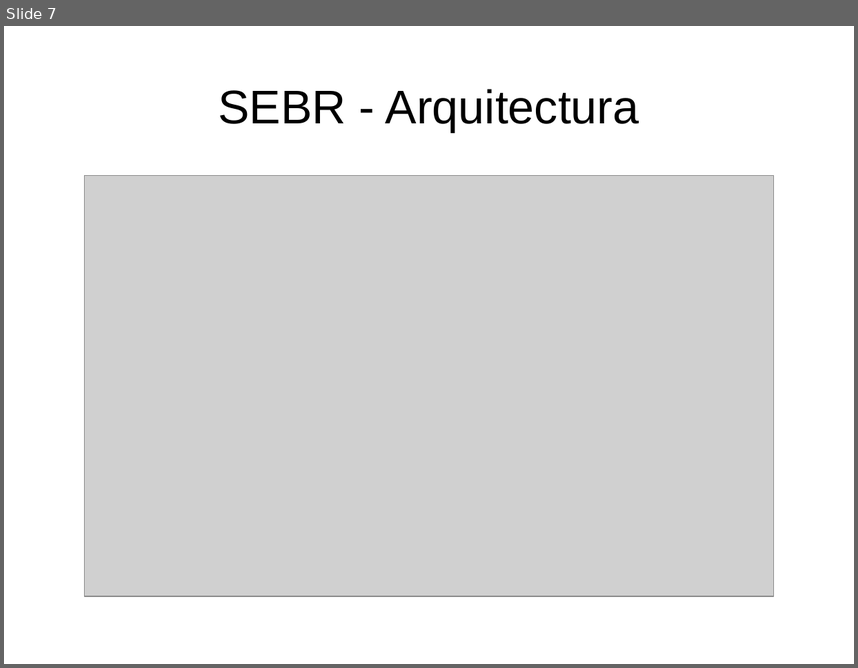
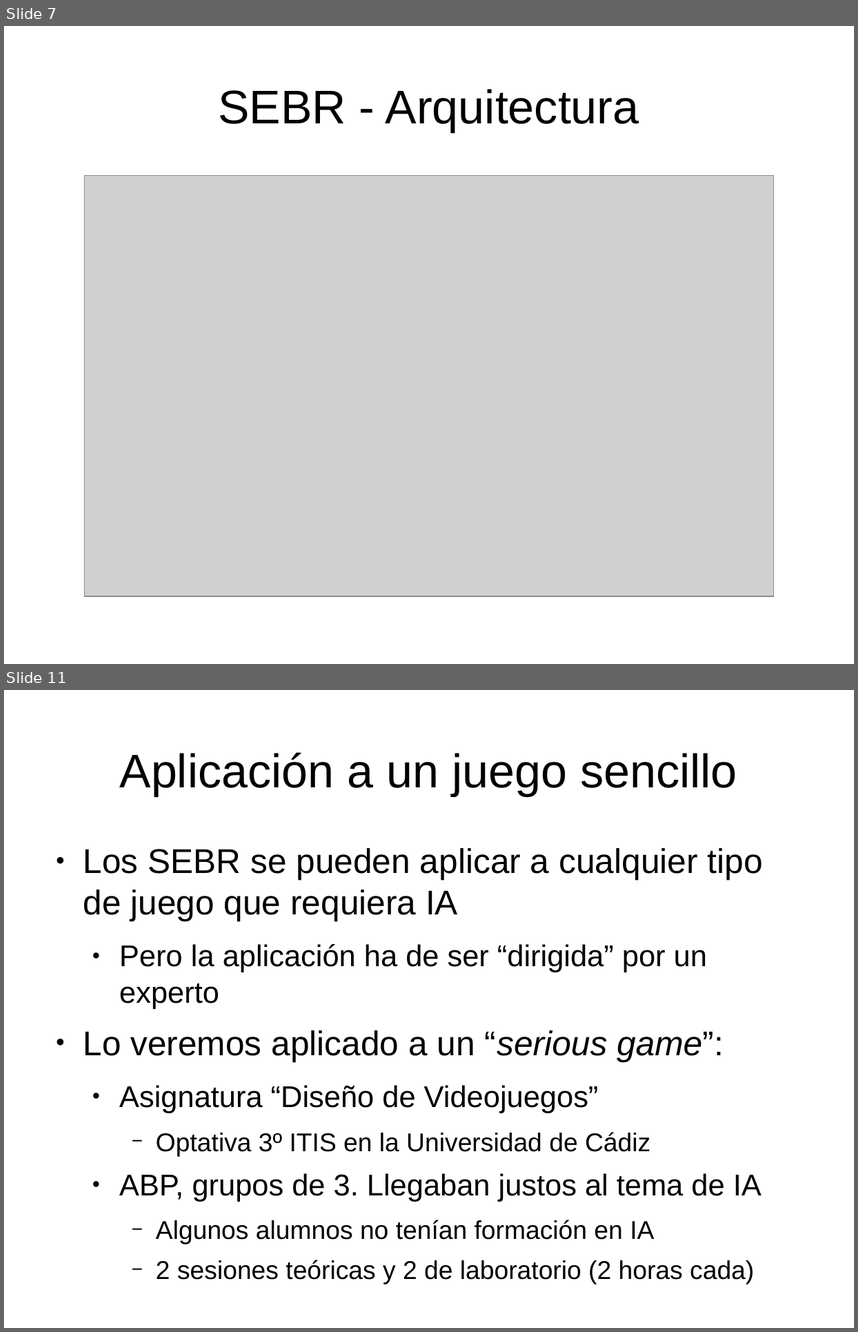
Before and after one commit to rompehielos013013013/gsiege, a slide deck: presentacion/expertoUCLM2014/SSEE-IA.odp. Shown one above the other, each under a label of ours: slide 7 before the commit, slides 7 and 11 after it; the slides between them are not shown. The pictures are 858x668 and 858x1332 pixels, drawn with LibreOffice and Linux fonts; fonts in the diff are those of the drawing; grey boxes stand for pictures. Boxes give left, top, right and bottom in pixels: in the first picture for what was removed or moved away, otherwise in the second. Text is boxed around its words. In the diff, an @@ line names an element or a change of style, - is before the commit and + after.

```diff
--- a/presentacion/expertoUCLM2014/SSEE-IA.odp
+++ b/presentacion/expertoUCLM2014/SSEE-IA.odp
@@ slide 11 added at [4, 690, 854, 1328], background #FFFFFF @@
@@ title added at [120, 752, 737, 796], 44 pt, text #000000 @@
+Aplicación a un juego sencillo
@@ text added at [83, 848, 763, 1284], 24 pt, text #000000 @@
+● Los SEBR se pueden aplicar a cualquier tipo de juego que requiera IA
+  ● Pero la aplicación ha de ser “dirigida” por un experto
+● Lo veremos aplicado a un “serious game”:
+  ● Asignatura “Diseño de Videojuegos”
+    − Optativa 3º ITIS en la Universidad de Cádiz
+  ● ABP, grupos de 3. Llegaban justos al tema de IA
+    − Algunos alumnos no tenían formación en IA
+    − 2 sesiones teóricas y 2 de laboratorio (2 horas cada)
```
Also in this commit, not shown: 6 slides changed, 10 other slides added, 1 slide removed, 1 other file.
